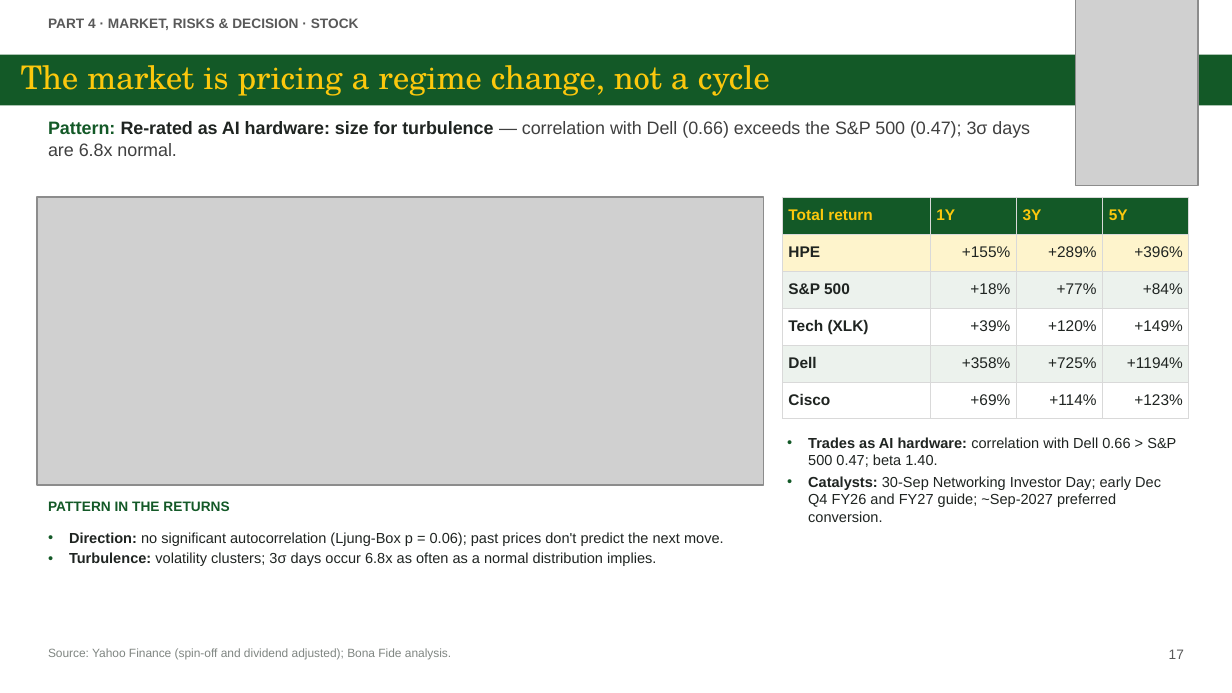
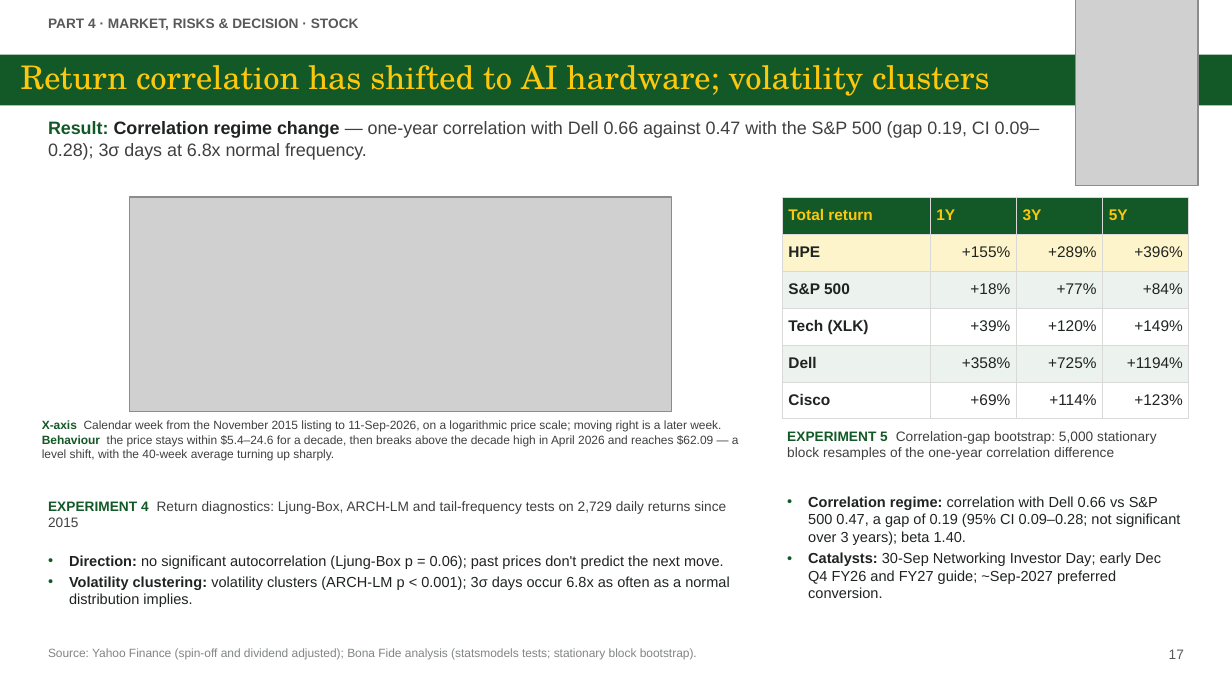
Before and after one commit to zhejiahu-tudelft/bonafide, a slide deck: slide 17 of HPE/final/HPE_Investment_Presentation.pptx. Drawn at 1232x693 pixels with LibreOffice and Linux fonts; fonts in the diff are those of the drawing; grey boxes stand for pictures. Boxes give left, top, right and bottom in pixels: in the first picture for what was removed or moved away, otherwise in the second. Text is boxed around its words. In the diff, an @@ line names an element or a change of style, - is before the commit and + after.

```diff
--- a/HPE/final/HPE_Investment_Presentation.pptx
+++ b/HPE/final/HPE_Investment_Presentation.pptx
@@ title at [21, 65, 990, 96]: text changed @@
-The market is pricing a regime change, not a cycle
+Return correlation has shifted to AI hardware; volatility clusters
@@ text at [48, 121, 1040, 160]: text changed @@
-Pattern: Re-rated as AI hardware: size for turbulence — correlation with Dell (0.66) exceeds the S&P 500 (0.47); 3σ days are 6.8x normal.
+Result: Correlation regime change — one-year correlation with Dell 0.66 against 0.47 with the S&P 500 (gap 0.19, CI 0.09–0.28); 3σ days at 6.8x normal frequency.
@@ picture: place and size @@
-picture at [37, 197, 764, 485]
+picture at [129, 197, 671, 411]
@@ text added at [42, 420, 739, 461], 7 pt, text #404040 @@
+X-axis Calendar week from the November 2015 listing to 11-Sep-2026, on a logarithmic price scale; moving right is a later week.
+Behaviour the price stays within $5.4–24.6 for a decade, then breaks above the decade high in April 2026 and reaches $62.09 — a level shift, with the 40-week average turning up sharply.
@@ text added at [787, 431, 1156, 460], 8 pt, text #404040 @@
+EXPERIMENT 5 Correlation-gap bootstrap: 5,000 stationary block resamples of the one-year correlation difference
@@ text at [48, 501, 726, 527]: text changed; text colour #135927 to #404040; bold off @@
-PATTERN IN THE RETURNS
+EXPERIMENT 4 Return diagnostics: Ljung-Box, ARCH-LM and tail-frequency tests on 2,729 daily returns since 2015
@@ text "Correlation regime: correlation with Dell ...": place and size @@
-text "Correlation regime: correlation with Dell ..." at [808, 437, 1176, 522]
+text "Correlation regime: correlation with Dell ..." at [808, 496, 1181, 598]
@@ text at [808, 496, 1181, 545]: text changed @@
-• Trades as AI hardware: correlation with Dell 0.66 > S&P 500 0.47; beta 1.40.
+• Correlation regime: correlation with Dell 0.66 vs S&P 500 0.47, a gap of 0.19 (95% CI 0.09–0.28; not significant over 3 years); beta 1.40.
@@ text "Direction: no significant autocorrelation (Ljung-Box ...": place and size @@
-text "Direction: no significant autocorrelation (Ljung-Box ..." at [69, 532, 724, 566]
+text "Direction: no significant autocorrelation (Ljung-Box ..." at [69, 555, 730, 607]
@@ text at [69, 576, 730, 607]: text changed @@
-• Turbulence: volatility clusters; 3σ days occur 6.8x as often as a normal distribution implies.
+• Volatility clustering: volatility clusters (ARCH-LM p < 0.001); 3σ days occur 6.8x as often as a normal distribution implies.
@@ text at [48, 648, 697, 660]: text changed @@
-Source: Yahoo Finance (spin-off and dividend adjusted); Bona Fide analysis.
+Source: Yahoo Finance (spin-off and dividend adjusted); Bona Fide analysis (statsmodels tests; stationary block bootstrap).
```
Also in this commit, not shown: 27 other slides changed, 38 other files.
